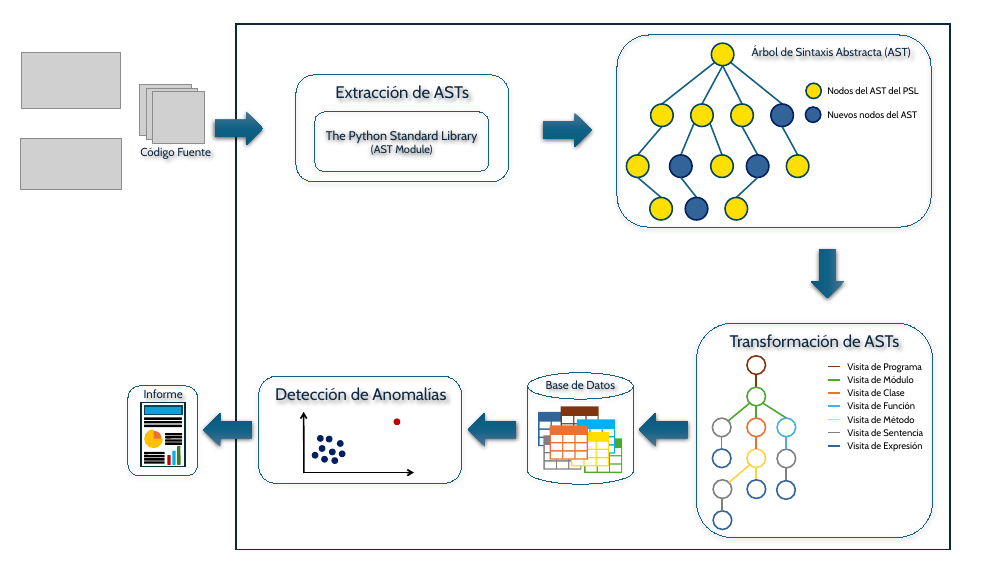
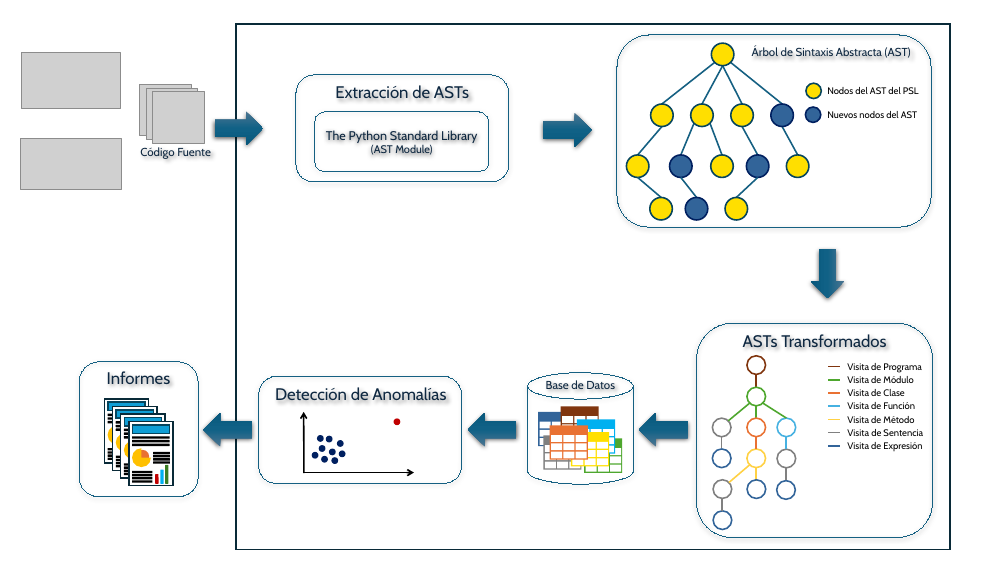
Before and after one commit to UO284262/PythonSourceCodeAnalysis, a slide deck: slide 1 of documentation/Sistema.pptx. Drawn at 1008x567 pixels with LibreOffice and Linux fonts; fonts in the diff are those of the drawing; grey boxes stand for pictures. Boxes give left, top, right and bottom in pixels: in the first picture for what was removed or moved away, otherwise in the second. Text is boxed around its words. In the diff, an @@ line names an element or a change of style, - is before the commit and + after.

```diff
--- a/documentation/Sistema.pptx
+++ b/documentation/Sistema.pptx
@@ text at (x1=743, y1=334, x2=886, y2=348): text changed @@
-Transformación de ASTs
+ASTs Transformados
@@ rounded rectangle resized from (x1=128, y1=386, x2=197, y2=476) to (x1=79, y1=361, x2=198, y2=497) @@
@@ text at (x1=107, y1=371, x2=171, y2=384): text changed; size 11 to 16 pt @@
-Informe
+Informes
@@ rounded rectangle moved from (x1=144, y1=417, x2=182, y2=420) to (x1=107, y1=417, x2=145, y2=420) @@
@@ group added at (x1=104, y1=399, x2=149, y2=463): 5 rounded rectangles, 2 rectangles, 1 ellipse, 1 pie slice (boxed as its full ellipse) @@
@@ 2 rectangles, 1 ellipse, 1 pie slice (boxed as its full ellipse) moved together from (x1=141, y1=402, x2=185, y2=467) to (x1=113, y1=406, x2=157, y2=470) @@
@@ rectangle at (x1=113, y1=406, x2=157, y2=470): fill none to #FFFFFF @@
@@ group added at (x1=121, y1=414, x2=166, y2=478): 5 rounded rectangles, 2 rectangles, 1 ellipse, 1 pie slice (boxed as its full ellipse) @@
@@ group added at (x1=116, y1=425, x2=154, y2=467): 4 rounded rectangles @@
@@ rounded rectangle moved from (x1=144, y1=425, x2=182, y2=427) to (x1=124, y1=429, x2=162, y2=431) @@
@@ group added at (x1=129, y1=422, x2=173, y2=486): 7 rounded rectangles, 2 rectangles, 1 ellipse, 1 pie slice (boxed as its full ellipse) @@
@@ rounded rectangle moved from (x1=144, y1=452, x2=165, y2=454) to (x1=107, y1=451, x2=128, y2=454) @@
@@ 3 rounded rectangles moved together from (x1=144, y1=421, x2=182, y2=461) to (x1=116, y1=421, x2=154, y2=461) @@
@@ rounded rectangle moved from (x1=144, y1=461, x2=165, y2=464) to (x1=124, y1=464, x2=144, y2=466) @@
@@ rounded rectangle moved from (x1=166, y1=442, x2=182, y2=445) to (x1=154, y1=452, x2=170, y2=454) @@
@@ rounded rectangle moved from (x1=166, y1=439, x2=182, y2=442) to (x1=154, y1=455, x2=170, y2=457) @@
@@ 4 rounded rectangles moved together from (x1=166, y1=436, x2=182, y2=465) to (x1=154, y1=458, x2=170, y2=484) @@
@@ rounded rectangle moved from (x1=166, y1=433, x2=182, y2=436) to (x1=154, y1=461, x2=170, y2=464) @@
```
Also in this commit, not shown: 2 other files.
